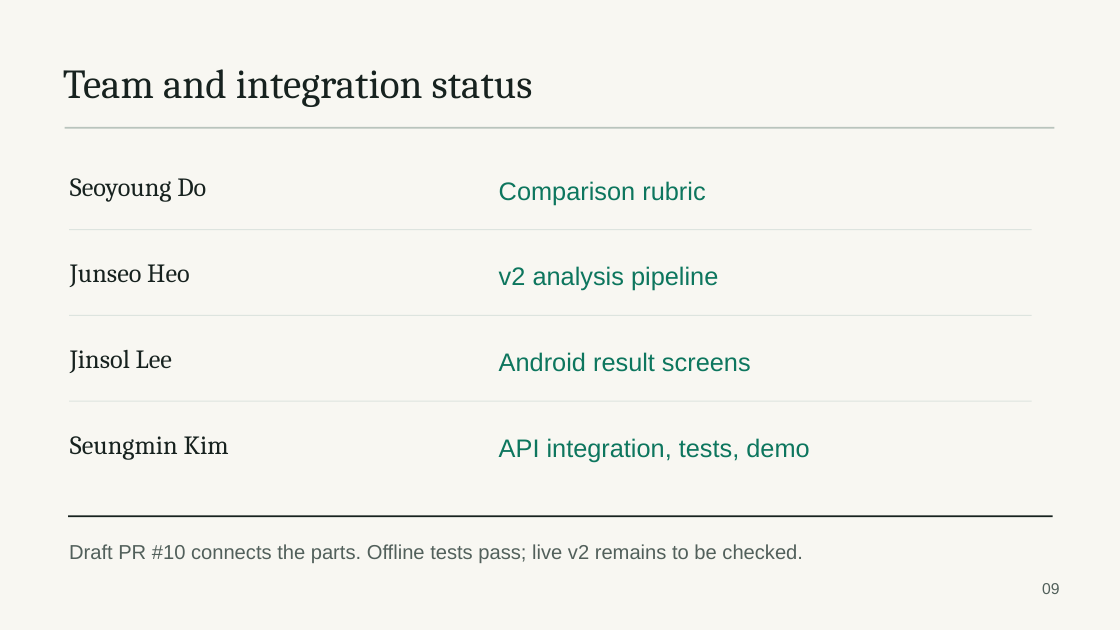
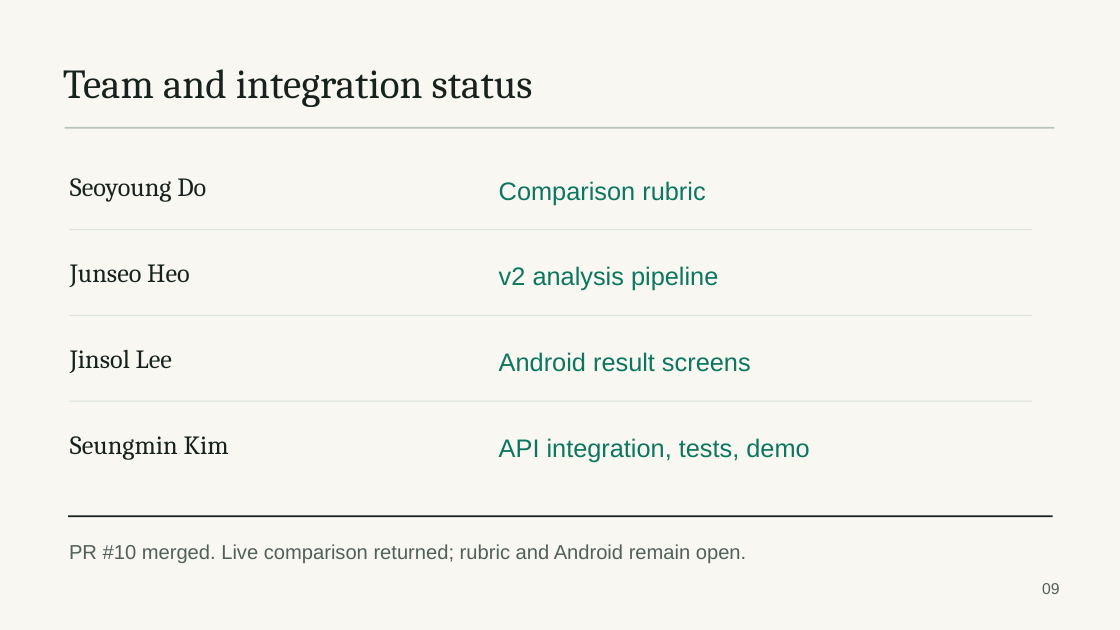
Before and after one commit to snuhcs-course/swpp-2026-project-team-05, a slide deck: slide 9 of docs/midterm-presentation-draft.pptx. Drawn at 1120x630 pixels with LibreOffice and Linux fonts; fonts in the diff are those of the drawing. Boxes give left, top, right and bottom in pixels: in the first picture for what was removed or moved away, otherwise in the second. Text is boxed around its words. In the diff, an @@ line names an element or a change of style, - is before the commit and + after.

Commit message:
Preserve verified rubric results on partial article failure

```diff
--- a/docs/midterm-presentation-draft.pptx
+++ b/docs/midterm-presentation-draft.pptx
@@ text at bbox=[69, 544, 746, 563]: text changed @@
-Draft PR #10 connects the parts. Offline tests pass; live v2 remains to be checked.
+PR #10 merged. Live comparison returned; rubric and Android remain open.
```
Also in this commit, not shown: 4 other slides changed, 15 other files.
